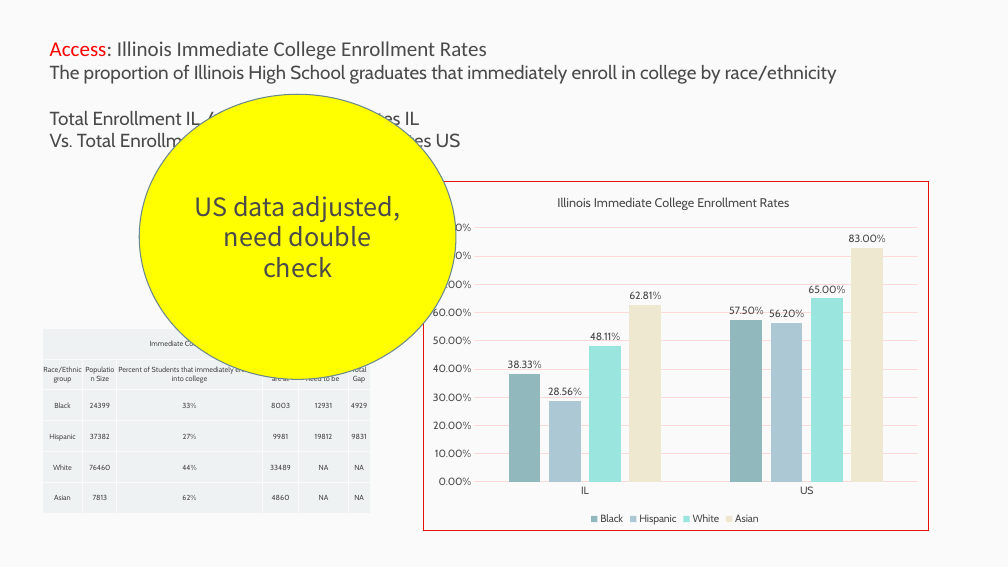
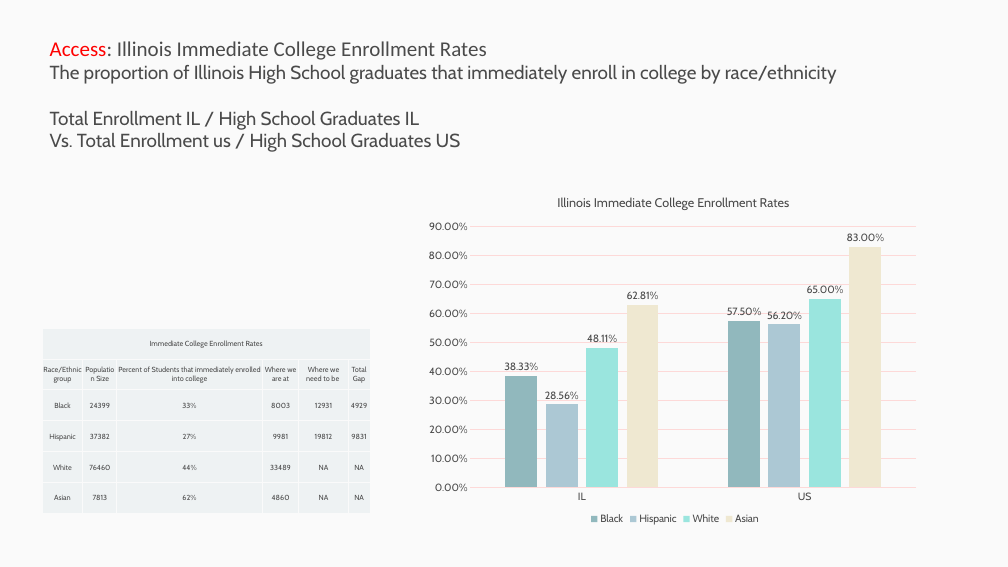
Before and after one commit to p33chicago/P33-DEI-dashboard-project, a slide deck: slide 27 of docs/Deep diving plots.pptx. Drawn at 1008x567 pixels with LibreOffice and Linux fonts; fonts in the diff are those of the drawing. Boxes give left, top, right and bottom in pixels: in the first picture for what was removed or moved away, otherwise in the second. Text is boxed around its words. In the diff, an @@ line names an element or a change of style, - is before the commit and + after.

Commit message:
data set check and revised

```diff
--- a/docs/Deep diving plots.pptx
+++ b/docs/Deep diving plots.pptx
@@ rectangle removed at (x1=0, y1=0, x2=1008, y2=567) @@
@@ ellipse removed at (x1=139, y1=95, x2=456, y2=380) @@
-US data adjusted, need double check
@@ column chart at (x1=422, y1=181, x2=928, y2=529) @@
@@ plot area changed @@
@@ rectangle removed at (x1=423, y1=181, x2=929, y2=531) @@
```
Also in this commit, not shown: 3 other slides changed, 6 slides added, 1 other file.
